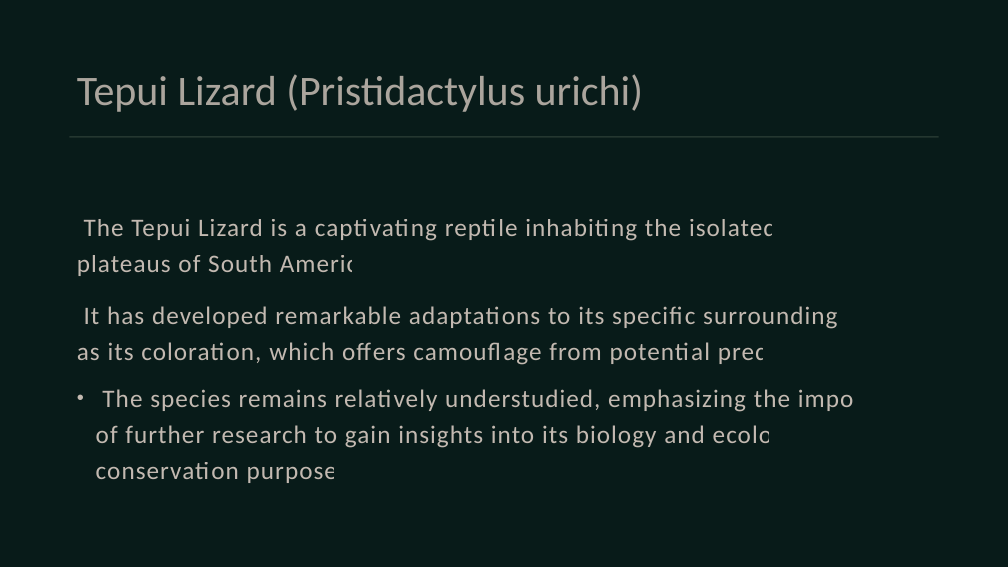
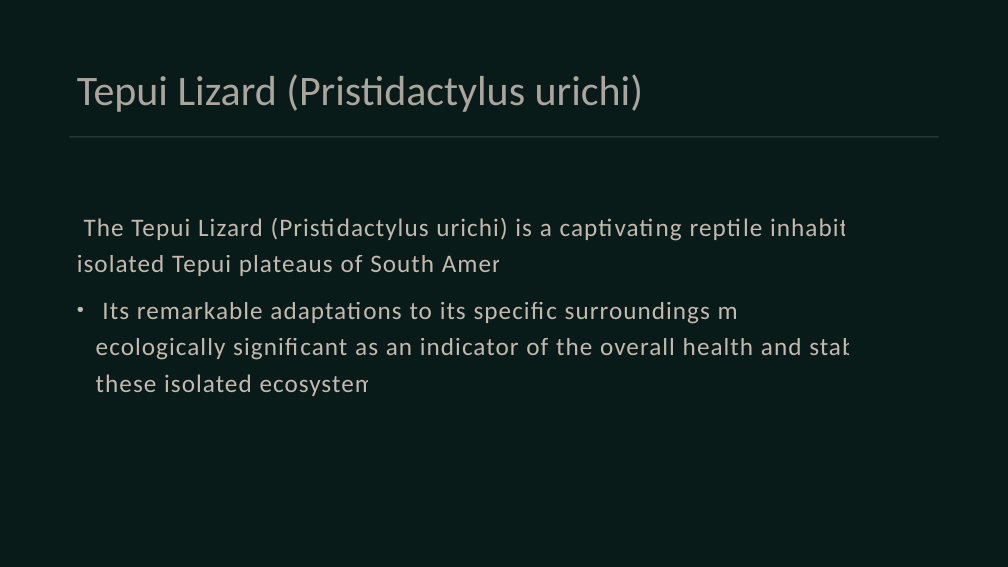
Before and after one commit to Rayaan-khan428/Research2Slides, a slide deck: slide 18 of pdfextraction/content/output/A Survey of South American Lizards Biodiversity and Ecological.pptx (slide 15 before the commit). Drawn at 1008x567 pixels with LibreOffice and Linux fonts; fonts in the diff are those of the drawing. Boxes give left, top, right and bottom in pixels: in the first picture for what was removed or moved away, otherwise in the second. Text is boxed around its words. In the diff, an @@ line names an element or a change of style, - is before the commit and + after.

```diff
--- a/pdfextraction/content/output/A Survey of South American Lizards Biodiversity and Ecological.pptx
+++ b/pdfextraction/content/output/A Survey of South American Lizards Biodiversity and Ecological.pptx
@@ text at [77, 218, 897, 396]: text changed @@
-• The Tepui Lizard is a captivating reptile inhabiting the isolated Tepui plateaus of South America.
-  It has developed remarkable adaptations to its specific surroundings, such as its coloration, which offers camouflage from potential predators.
-  The species remains relatively understudied, emphasizing the importance of further research to gain insights into its biology and ecology for conservation purposes.
+• The Tepui Lizard (Pristidactylus urichi) is a captivating reptile inhabiting the isolated Tepui plateaus of South America.
+  Its remarkable adaptations to its specific surroundings make it ecologically significant as an indicator of the overall health and stability of these isolated ecosystems.
```
Also in this commit, not shown: 10 other slides changed, 3 slides added, 10 other files.
